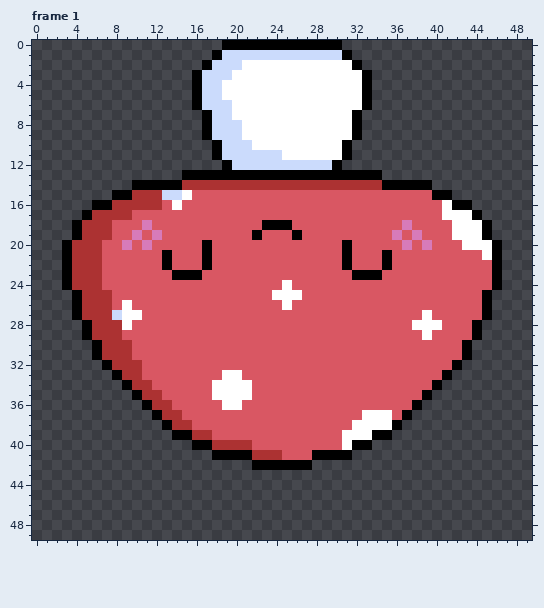
Pixel-art file -- Aseprite/mushroom/amanita/mushroom_amanita_drag.aseprite. The picture above is the old version.
50x50 pixels, 4 frames. Shown: frame 1. The commit also changed other frames, which this record leaves out.
After:
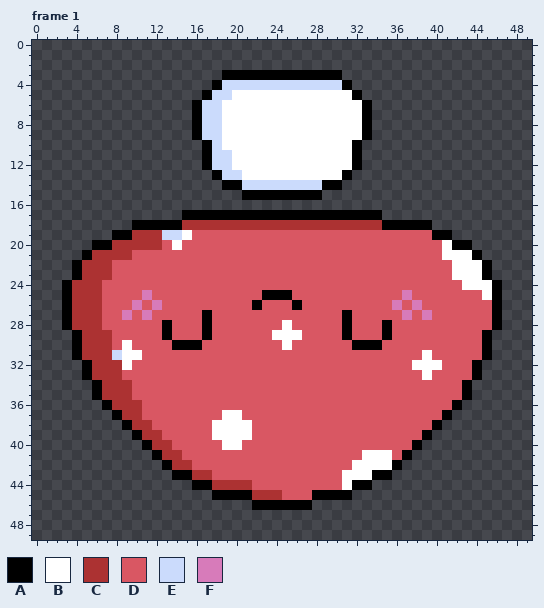
Palette (. is transparent): A #000000  B #ffffff  C #ac3232  D #d95763  E #cbdbfc  F #d77bba
From old to new:
Changed rows in their new state; - is an unchanged pixel.
Frame 1:
first column x 3:
 0 ----------------............----------------
 1 ---------------..............---------------
 2 --------------................--------------
 3 -------------...AAAAAAAAAAAA...-------------
 4 -------------..AEEEEEEEEEEEEA..-------------
 5 -------------.A-E------------A.-------------
 6 ----------------B---------------------------
 7 -------------AE-B------------BA-------------
 8 -------------AE-BB-----------BA-------------
 9 -------------AE-BB-----------BA-------------
10 --------------AEBBB---------BA--------------
11 --------------AE-BBBBB------BA--------------
12 --------------AEEBBBBBBBBBBBBA--------------
13 ------------...-EEBBBBBBBBBB-...------------
14 -------.........AAEEEEEEEEAA.........-------
15 -----.............AAAAAAAA.............-----
16 ---......................................---
17 --..........AAAAAAAAAAAAAAAAAAAA..........--
18 -......AAAAACCCCCCCCCCCCCCCCCCCCAAAAA......-
19 -....AACCCEEB------D---D---------D-D-AA....-
20 ...AACCCCC-B--D-------------D-----D-D-BAA...
21 ..A-CCC---D---D-------------D---D-----BBBA..
22 .A--C-----D---D-------------D---D------BBBA.
23 .A--C------DDD---------------DDD-------BBBA.
24 ----------------------D-----------------BBB-
25 AC--D---F-----------AAAD----------F-------BA
26 AC--D-DF-F---------A--DA---------F-F------DA
27 AC--DDFDF-----A-------------A-----F-F-----DA
28 ACC-DDD---A---A-------B-----A---A--DDD---DDA
29 -AC--D----A---A------BBB----A---A---D----DA-
30 -ACC-DB----AAA--------B------AAA--------DDA-
31 -ACC-EBB----------------------------B---DDA-
32 --ACC-BD---------------------------BBB-DDA--
33 --ACCCDD--------DD------------------B-DDDA--
34 ---ACCCDD------DDDD------------------DDDA---
35 ---ACCCDDD-----DDDD-----------------DDDDA---
36 ----ACCCDDD-----DD-----------------DDDDA----
37 -----ACCDDDD----BB------------DDD-DDDDA-----
38 ------ACCDDDD--BBBB----------DDDDDDDDA------
39 -------ACCDDDDDBBBB---------DDDDDDDDA-------
40 --------ACCDDDDDBBD---------DDDDDDDA--------
41 ---------ACCDDDDDDDDDD---DDDDDBBBDA---------
42 ----------ACCDDDDDDDDDDDDDDDDBBBBA----------
43 -----------AACCDDDDDDDDDDDDDBBBAA-----------
44 -------------AACCCCDDDDDDDDDBAA-------------
45 ---------------AAAACCCDDDAAAA---------------
46 -------------------AAAAAA-------------------
